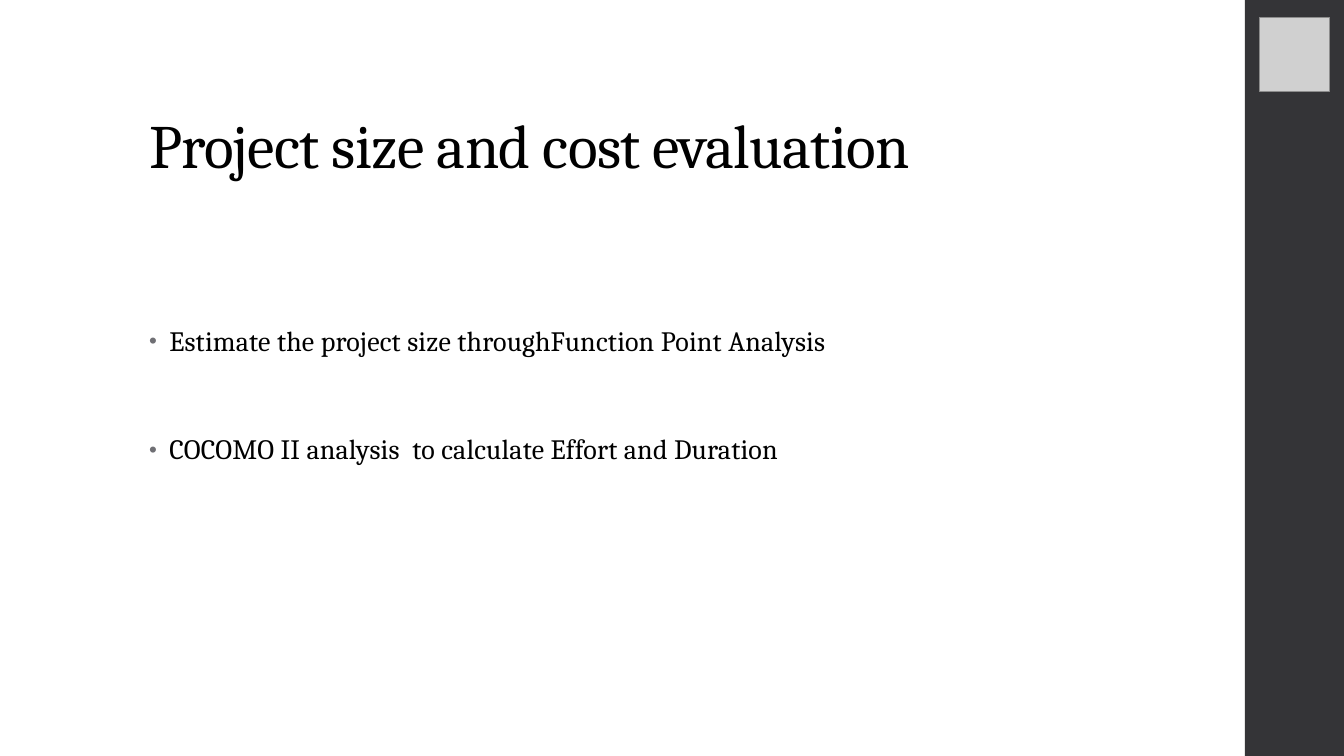
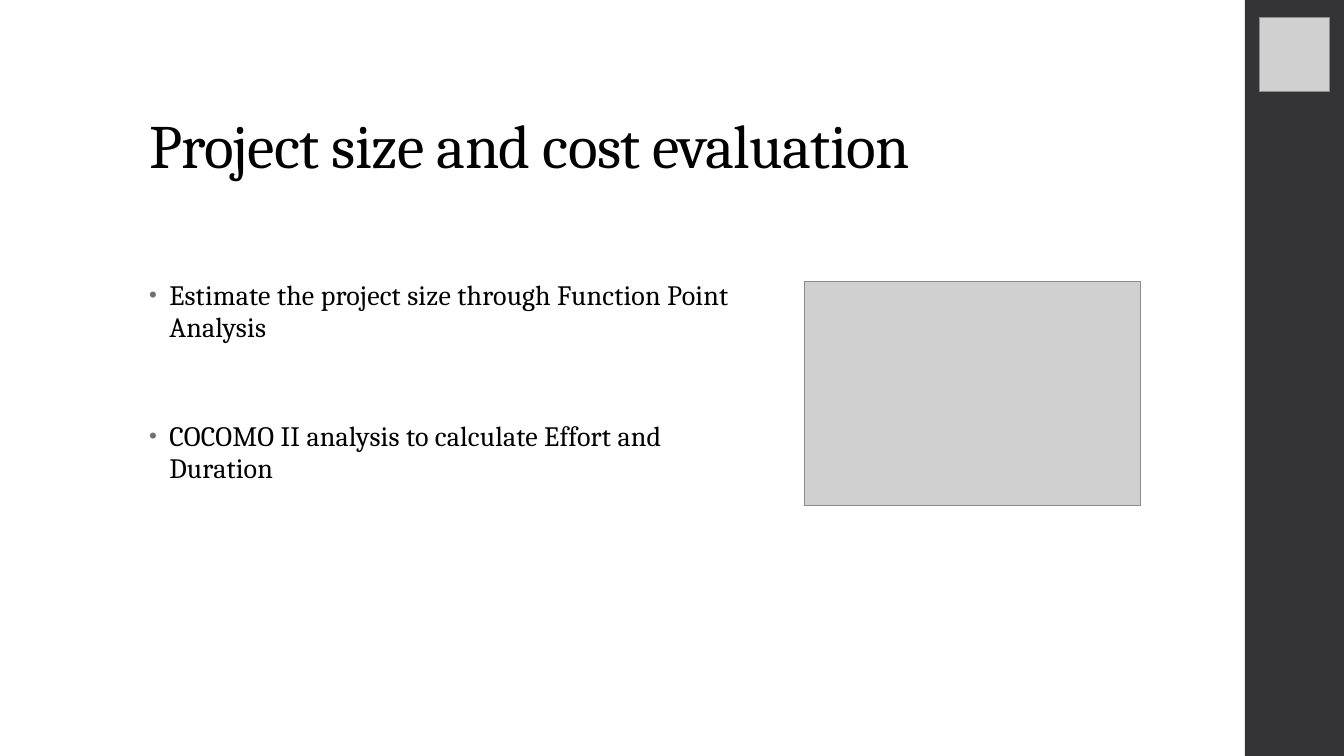
Before and after one commit to RiccardoDeTogni/BucciDeTogniTaxiService, a slide deck: slide 17 of Slides.pptx. Drawn at 1344x756 pixels with LibreOffice and Linux fonts; fonts in the diff are those of the drawing; grey boxes stand for pictures. Boxes give left, top, right and bottom in pixels: in the first picture for what was removed or moved away, otherwise in the second. Text is boxed around its words. In the diff, an @@ line names an element or a change of style, - is before the commit and + after.

Commit message:
Presentation layout and miscellaneous

```diff
--- a/Slides.pptx
+++ b/Slides.pptx
@@ text "Estimate the project size through ...": place and size @@
-text "Estimate the project size through ..." at [169,331,825,465]
+text "Estimate the project size through ..." at [169,285,728,479]
@@ text at [169,285,728,343]: spaces changed @@
-• Estimate the project size throughFunction Point Analysis
+• Estimate the project size through Function Point Analysis
@@ picture added at [805,281,1140,505] @@
```
Also in this commit, not shown: 12 other slides changed, 1 slide added, 1 slide removed.
